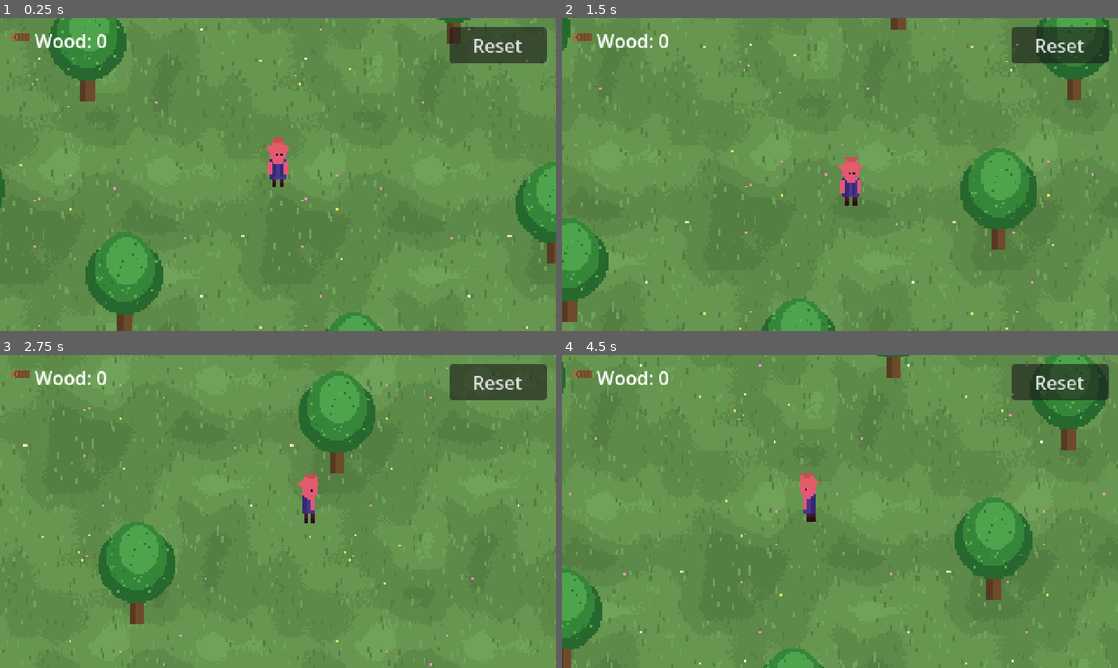
Above: before the commit, frames 1-4 (two rows, left to right).
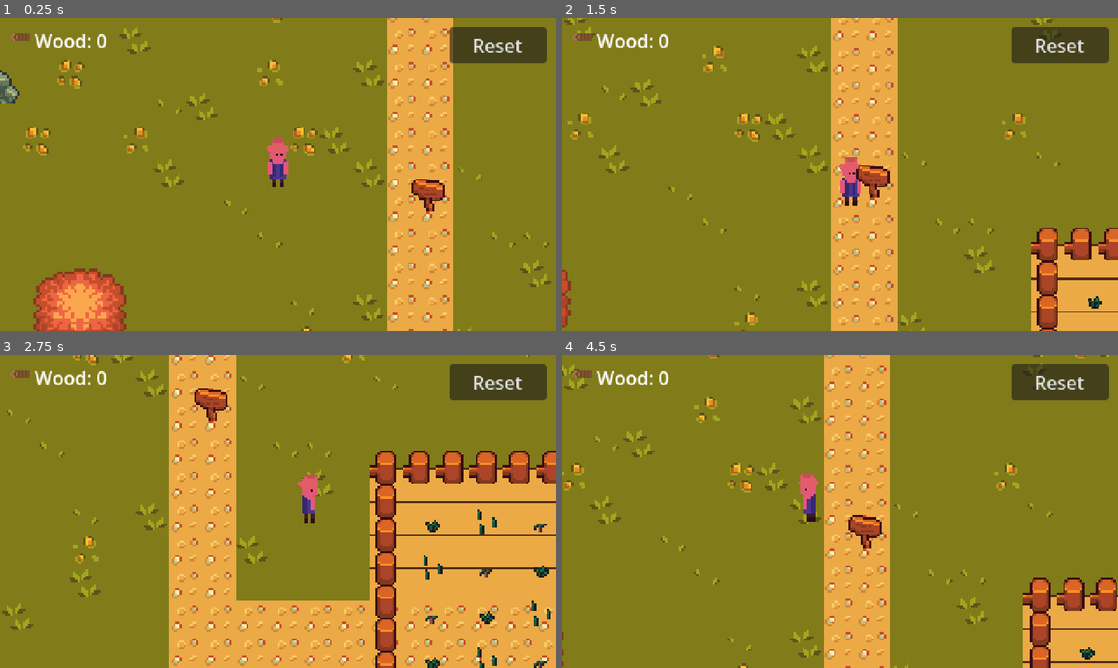
Above: after the commit, the same moments.

Repository: estebanrfp/godot-genosdb
Game: Godot game, scene res://scenes/world.tscn
Two runs of this game, one before a commit and one after it. Both use one fixed random seed, a clock stepped at 60 frames per second and the inputs below.
Inputs:
- Up to frame 1 (0.25 s): no input
- Up to frame 2 (1.5 s): tap Enter at 0.5 s; hold D (move_right) 0.53-1.28 s; tap Space (chop) at 0.77 s; hold S (move_down) from 1.28 s (still down)
- Up to frame 3 (2.75 s): tap Space (chop) at 1.52 s; release S (move_down) at 2.03 s; hold D (move_right) from 2.03 s (still down)
- Up to frame 4 (4.5 s): release D (move_right) at 2.78 s; hold W (move_up) 2.78-3.53 s; tap Space (chop) at 3.02, 3.77 s; hold A (move_left) from 3.53 s (still down)

The runs differ from the first frame. In frame 1, 97% of the frame differs, in the area x 0-100%, y 0-100%; in frame 2, 98%; in frame 3, 98%; in frame 4, 98%.

Commit message:
Cozy farm makeover: CC0 tileset scene (house, trees, fenced crops, props)
Replaces the flat/procedural ground with a Stardew-style cozy farm built from the
CC0 'Cozy Asset Pack' (Ishtar Pixels) + CC0 crops (josehzz):
- Composed tiled ground (grass + tufts/flowers + pebble path + tilled field).
- World-space ground sprite + Y-sorted node for correct player/tree/house depth.
- Choppable trees re-textured to pack trees (deterministic variant per tree_id),
  trunk collision toggles when felled; multiplayer + regrow + wood logic intact.
- Code-spawned decor: house (with collision), fenced crop field with rows of
  crops, rocks, logs, sign. Camera limits + player bounds keep play on the farm.
- Nearest texture filter globally for crisp pixel-art. CREDITS.md added (CC0).

Co-Authored-By: Claude Opus 4.8 (1M context) <noreply@anthropic.com>

Diff:
--- a/scenes/tree.tscn
+++ b/scenes/tree.tscn
@@ -1,23 +1,24 @@
 [gd_scene format=3 uid="uid://fcw7si23ingw"]
 
 [ext_resource type="Script" uid="uid://803d4nlj6qif" path="res://scripts/tree.gd" id="1_vplca"]
-[ext_resource type="Texture2D" uid="uid://cuysivcmm0mjy" path="res://assets/sprites/tree.png" id="2_viusy"]
+[ext_resource type="Texture2D" uid="uid://d2ybj6nvcptdg" path="res://assets/farm/tree_orange.png" id="2_viusy"]
 
 [sub_resource type="CircleShape2D" id="CircleShape2D_qd6xs"]
-radius = 15.0
+radius = 16.0
 
 [sub_resource type="RectangleShape2D" id="RectangleShape2D_ake3r"]
-size = Vector2(10, 8)
+size = Vector2(12, 8)
 
 [node name="Tree" type="Area2D" unique_id=2078746378]
 script = ExtResource("1_vplca")
 
 [node name="Sprite2D" type="Sprite2D" parent="." unique_id=1659958198]
+scale = Vector2(1.4, 1.4)
 texture = ExtResource("2_viusy")
-offset = Vector2(0, -26)
+offset = Vector2(0, -16)
 
 [node name="ChopShape" type="CollisionShape2D" parent="." unique_id=81384943]
-position = Vector2(0, -22)
+position = Vector2(0, -24)
 shape = SubResource("CircleShape2D_qd6xs")
 
 [node name="TrunkBody" type="StaticBody2D" parent="." unique_id=983034704]
--- a/scenes/world.tscn
+++ b/scenes/world.tscn
@@ -6,7 +6,7 @@
 [ext_resource type="PackedScene" uid="uid://fcw7si23ingw" path="res://scenes/tree.tscn" id="3_i7141"]
 [ext_resource type="Script" uid="uid://c8wg2v7qkvvnu" path="res://scripts/hud.gd" id="4_4mrxx"]
 [ext_resource type="Texture2D" uid="uid://drpsqgtjkkabj" path="res://assets/sprites/log.png" id="5_7r4gi"]
-[ext_resource type="Texture2D" uid="uid://cdogv4fo5pqpx" path="res://assets/sprites/grass_bg.png" id="6_grass"]
+[ext_resource type="Texture2D" uid="uid://cev3j151nq3js" path="res://assets/farm/ground.png" id="6_ground"]
 
 [sub_resource type="CircleShape2D" id="CircleShape2D_w7kh3"]
 radius = 5.0
@@ -17,58 +17,61 @@
 script = ExtResource("1_qfnet")
 
 [node name="Ground" type="Sprite2D" parent="." unique_id=999000111]
-texture_filter = 1
-texture_repeat = 2
 z_index = -10
-region_enabled = true
-region_rect = Rect2(0, 0, 100000, 100000)
-texture = ExtResource("6_grass")
+centered = false
+texture = ExtResource("6_ground")
 
-[node name="Player" type="CharacterBody2D" parent="." unique_id=2001099762]
+[node name="YSort" type="Node2D" parent="." unique_id=222000333]
+y_sort_enabled = true
+
+[node name="Player" type="CharacterBody2D" parent="YSort" unique_id=2001099762]
+position = Vector2(300, 232)
 script = ExtResource("1_71j4m")
 
-[node name="AnimatedSprite2D" type="AnimatedSprite2D" parent="Player" unique_id=153495571]
+[node name="AnimatedSprite2D" type="AnimatedSprite2D" parent="YSort/Player" unique_id=153495571]
 sprite_frames = ExtResource("2_71j4m")
 animation = &"idle_down"
 autoplay = "idle_down"
 offset = Vector2(0, -6)
 
-[node name="CollisionShape2D" type="CollisionShape2D" parent="Player" unique_id=310769213]
+[node name="CollisionShape2D" type="CollisionShape2D" parent="YSort/Player" unique_id=310769213]
 position = Vector2(0, 4)
 shape = SubResource("CircleShape2D_w7kh3")
 
-[node name="ChopArea" type="Area2D" parent="Player" unique_id=1700749536]
+[node name="ChopArea" type="Area2D" parent="YSort/Player" unique_id=1700749536]
 position = Vector2(0, 12)
 
-[node name="Col" type="CollisionShape2D" parent="Player/ChopArea" unique_id=1562141214]
+[node name="Col" type="CollisionShape2D" parent="YSort/Player/ChopArea" unique_id=1562141214]
 shape = SubResource("CircleShape2D_e3hyu")
 
-[node name="Camera2D" type="Camera2D" parent="Player" unique_id=1406768735]
+[node name="Camera2D" type="Camera2D" parent="YSort/Player" unique_id=1406768735]
 zoom = Vector2(1.8, 1.8)
+limit_left = 0
+limit_top = 0
+limit_right = 768
+limit_bottom = 480
 position_smoothing_enabled = true
 
-[node name="Trees" type="Node2D" parent="." unique_id=1168825887]
+[node name="Tree1" parent="YSort" unique_id=2078746378 instance=ExtResource("3_i7141")]
+position = Vector2(110, 250)
 
-[node name="Tree1" parent="Trees" unique_id=2078746378 instance=ExtResource("3_i7141")]
-position = Vector2(-92, -34)
+[node name="Tree2" parent="YSort" unique_id=1153620450 instance=ExtResource("3_i7141")]
+position = Vector2(70, 384)
 
-[node name="Tree2" parent="Trees" unique_id=1153620450 instance=ExtResource("3_i7141")]
-position = Vector2(84, -62)
+[node name="Tree3" parent="YSort" unique_id=2095975 instance=ExtResource("3_i7141")]
+position = Vector2(205, 322)
 
-[node name="Tree3" parent="Trees" unique_id=2095975 instance=ExtResource("3_i7141")]
-position = Vector2(132, 44)
+[node name="Tree4" parent="YSort" unique_id=1285940299 instance=ExtResource("3_i7141")]
+position = Vector2(300, 92)
 
-[node name="Tree4" parent="Trees" unique_id=1285940299 instance=ExtResource("3_i7141")]
-position = Vector2(-74, 78)
+[node name="Tree5" parent="YSort" unique_id=820196316 instance=ExtResource("3_i7141")]
+position = Vector2(512, 90)
 
-[node name="Tree5" parent="Trees" unique_id=820196316 instance=ExtResource("3_i7141")]
-position = Vector2(36, 116)
+[node name="Tree6" parent="YSort" unique_id=501286194 instance=ExtResource("3_i7141")]
+position = Vector2(690, 82)
 
-[node name="Tree6" parent="Trees" unique_id=501286194 instance=ExtResource("3_i7141")]
-position = Vector2(-150, 36)
-
-[node name="Tree7" parent="Trees" unique_id=568256352 instance=ExtResource("3_i7141")]
-position = Vector2(168, -28)
+[node name="Tree7" parent="YSort" unique_id=568256352 instance=ExtResource("3_i7141")]
+position = Vector2(712, 286)
 
 [node name="HUD" type="CanvasLayer" parent="." unique_id=1698539659]
 script = ExtResource("4_4mrxx")
--- a/scripts/player.gd
+++ b/scripts/player.gd
@@ -44,6 +44,9 @@
 			anim.flip_h = false
 		chop_area.position = facing * 12.0
 	move_and_slide()
+	# Keep the farmer inside the farm bounds (matches the ground + camera limits).
+	global_position.x = clampf(global_position.x, 12.0, 756.0)
+	global_position.y = clampf(global_position.y, 24.0, 470.0)
 
 	if chop_timer > 0.0:
 		chop_timer -= delta
--- a/scripts/tree.gd
+++ b/scripts/tree.gd
@@ -14,16 +14,27 @@
 
 const REGROW_TIME := 8.0   ## seconds a felled tree stays down before growing back
 
+## Pack tree variants (CC0). Picked deterministically by tree_id so every peer
+## sees the same tree in the same spot.
+const TREE_TEXTURES := [
+	"res://assets/farm/tree_orange.png",
+	"res://assets/farm/tree_yellow.png",
+	"res://assets/farm/tree_red.png",
+	"res://assets/farm/tree_green.png",
+]
+
 var hp := 0
 var _fallen := false
 
 @onready var sprite: Sprite2D = $Sprite2D
+@onready var _trunk: CollisionShape2D = $TrunkBody/Col
 
 func _ready() -> void:
 	add_to_group("tree")
 	hp = max_hp
 	if tree_id == "":
 		tree_id = name
+	sprite.texture = load(TREE_TEXTURES[abs(tree_id.hash()) % TREE_TEXTURES.size()])
 
 ## Local chop: lower hp and share the tree state. Only when the tree actually
 ## FALLS (hp <= 0) do we record a unique fell event, so the shared wood total
@@ -65,6 +76,7 @@
 		return
 	_fallen = true
 	monitoring = false                  # stop being choppable while down
+	_trunk.set_deferred("disabled", true)   # let players walk over the fallen spot
 	var t := create_tween()
 	t.set_parallel(true)
 	t.tween_property(sprite, "rotation", 1.2, 0.25)
@@ -79,6 +91,7 @@
 	_fallen = false
 	hp = max_hp
 	monitoring = true
+	_trunk.set_deferred("disabled", false)
 	sprite.rotation = 0.0
 	var t := create_tween()
 	t.tween_property(sprite, "modulate:a", 1.0, 0.3)
--- a/scripts/world.gd
+++ b/scripts/world.gd
@@ -39,7 +39,7 @@
 const STALE_MS := 8000        ## drop a remote with no updates for this long (ghost cleanup)
 const WOOD_PER_TREE := 1      ## one felled tree = +1 (the shared total = trees felled)
 
-@onready var player: CharacterBody2D = $Player
+@onready var player: CharacterBody2D = $YSort/Player
 
 var _remotes: Dictionary = {}     ## peerId -> remote farmer node
 var _last_seen: Dictionary = {}   ## peerId -> last update time (ms)
@@ -48,10 +48,11 @@
 var _send_accum := 0.0
 
 func _ready() -> void:
-	for t in $Trees.get_children():
+	for t in get_tree().get_nodes_in_group("tree"):
 		var tid: Variant = t.get("tree_id")
 		if tid != null and tid != "":
 			_trees[tid] = t
+	_build_decor()
 	Net.peer_join.connect(_on_peer_join)
 	Net.peer_leave.connect(_on_peer_leave)
 	Net.message.connect(_on_message)
@@ -79,7 +80,7 @@
 		return
 	var r := REMOTE_PLAYER.instantiate()
 	r.name = "Remote_" + id.substr(0, 6)
-	add_child(r)
+	$YSort.add_child(r)         # under the y-sorted node so depth is correct
 	r.set_label(id.substr(0, 4))
 	_remotes[id] = r
 	_last_seen[id] = Time.get_ticks_msec()
@@ -137,3 +138,51 @@
 		var t: Node = _trees[tree_id]
 		if is_instance_valid(t):
 			Net.put({"type": "tree", "hp": t.max_hp}, tree_id)
+
+# --- Decorative cozy-farm props (CC0 Ishtar Pixels pack) ---
+
+## Add a decorative sprite under the y-sorted node. `off` lifts the art so the
+## node origin sits at the prop's base (its feet) for correct depth sorting.
+func _add_prop(path: String, pos: Vector2, off: Vector2) -> Sprite2D:
+	var s := Sprite2D.new()
+	s.texture = load(path)
+	s.offset = off
+	s.position = pos
+	$YSort.add_child(s)
+	return s
+
+func _build_decor() -> void:
+	var P := "res://assets/farm/"
+	# House (80x96) with a solid footprint so players can't walk through it.
+	var house := _add_prop(P + "house.png", Vector2(118, 150), Vector2(0, -48))
+	var body := StaticBody2D.new()
+	var col := CollisionShape2D.new()
+	var shape := RectangleShape2D.new()
+	shape.size = Vector2(70, 26)
+	col.shape = shape
+	col.position = Vector2(0, -13)
+	body.add_child(col)
+	house.add_child(body)
+	# Scattered rocks, logs and a sign for cozy detail.
+	_add_prop(P + "rock_grey.png", Vector2(168, 196), Vector2(0, -6))
+	_add_prop(P + "rock_brown.png", Vector2(250, 432), Vector2(0, -6))
+	_add_prop(P + "rock_grey2.png", Vector2(700, 360), Vector2(0, -6))
+	_add_prop(P + "log.png", Vector2(190, 150), Vector2(0, -6))
+	_add_prop(P + "wood.png", Vector2(225, 95), Vector2(0, -6))
+	_add_prop(P + "sign.png", Vector2(372, 250), Vector2(0, -8))
+
+	# Fenced crop field (bottom-right tilled plot).
+	var fx0 := 456; var fx1 := 648; var fy0 := 280; var fy1 := 408
+	for x in range(fx0, fx1 + 1, 16):
+		_add_prop(P + "fence_f.png", Vector2(x, fy0), Vector2(0, -8))   # top rail
+		_add_prop(P + "fence_f.png", Vector2(x, fy1), Vector2(0, -8))   # bottom rail
+	for y in range(fy0 + 16, fy1, 16):
+		_add_prop(P + "fence_g.png", Vector2(fx0, y), Vector2(0, -8))   # left posts
+		_add_prop(P + "fence_g.png", Vector2(fx1, y), Vector2(0, -8))   # right posts
+	# Rows of crops inside the field.
+	var crops := [P + "crop_bush.png", P + "crop_stalk.png", P + "crop_sprout.png"]
+	var ci := 0
+	for cy in range(fy0 + 24, fy1 - 8, 22):
+		for cx in range(fx0 + 22, fx1 - 10, 26):
+			_add_prop(crops[ci % crops.size()], Vector2(cx, cy), Vector2(0, -8))
+			ci += 1
Not shown, added: assets/farm/LICENSE_cozy_ishtarpixels.txt
Binary file added: assets/farm/crop_bush.png
Not shown, added: assets/farm/crop_bush.png.import
Binary file added: assets/farm/crop_sprout.png
Not shown, added: assets/farm/crop_sprout.png.import
Binary file added: assets/farm/crop_stalk.png
Not shown, added: assets/farm/crop_stalk.png.import
Not shown, added: assets/farm/crops/LICENSE_crops_josehzz.txt
Binary file added: assets/farm/crops/crops.png
Not shown, added: assets/farm/crops/crops.png.import
Binary file added: assets/farm/dirt.png
Not shown, added: assets/farm/dirt.png.import
(and 55 more such lines)
